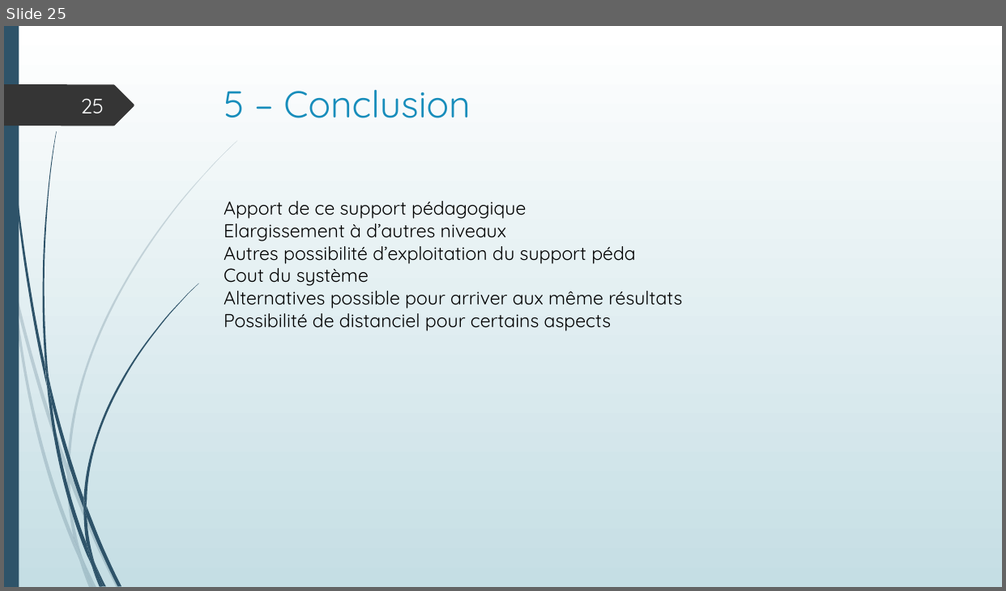
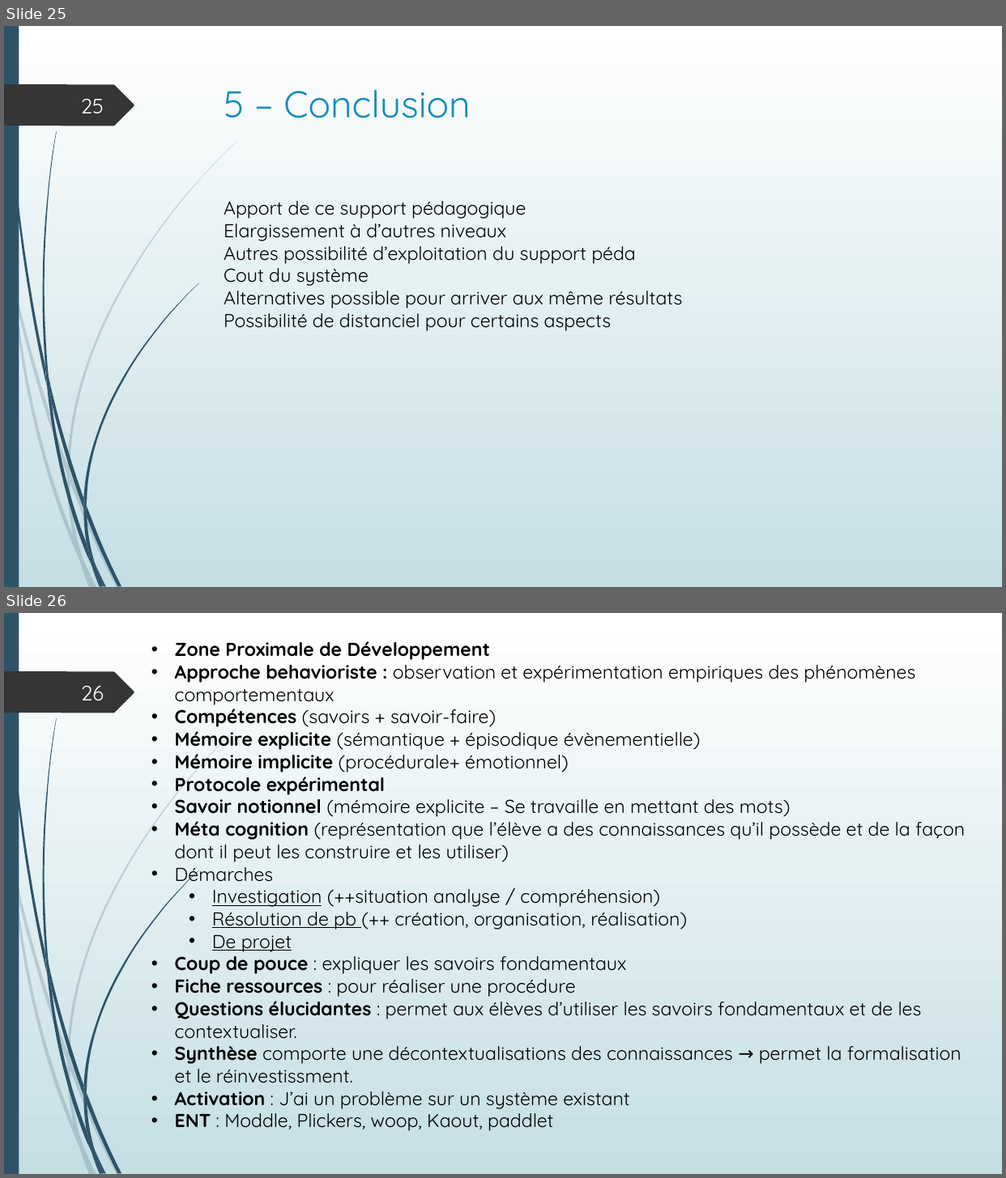
Before and after one commit to SdeuxiModeles/Modeles, a slide deck: N1.pptx. Shown one above the other, each under a label of ours: slide 25 before the commit, slides 25 and 26 after it. The pictures are 1006x591 and 1006x1178 pixels, drawn with LibreOffice and Linux fonts; fonts in the diff are those of the drawing. Boxes give left, top, right and bottom in pixels: in the first picture for what was removed or moved away, otherwise in the second. Text is boxed around its words. In the diff, an @@ line names an element or a change of style, - is before the commit and + after.

Commit message:
Fix

```diff
--- a/N1.pptx
+++ b/N1.pptx
@@ slide 26 added at (4,613,1002,1174), background gradient #FFFFFF to #C5DEE5; not listed: 24 template elements that a slide beside it also shows @@
@@ text added at (175,641,965,1131), 18 pt, text #000000 @@
+• Zone Proximale de Développement
+• Approche behavioriste : observation et expérimentation empiriques des phénomènes comportementaux
+• Compétences (savoirs + savoir-faire)
+• Mémoire explicite (sémantique + épisodique évènementielle)
+• Mémoire implicite (procédurale+ émotionnel)
+• Protocole expérimental
+• Savoir notionnel (mémoire explicite – Se travaille en mettant des mots)
+• Méta cognition (représentation que l’élève a des connaissances qu’il possède et de la façon dont il peut les construire et les utiliser)
+• Démarches
+  • Investigation (++situation analyse / compréhension)
+  • Résolution de pb (++ création, organisation, réalisation)
+  • De projet
+• Coup de pouce : expliquer les savoirs fondamentaux
+• Fiche ressources : pour réaliser une procédure
+• Questions élucidantes : permet aux élèves d’utiliser les savoirs fondamentaux et de les contextualiser.
+• Synthèse comporte une décontextualisations des connaissances → permet la formalisation et le réinvestissment.
+• Activation : J’ai un problème sur un système existant
+• ENT : Moddle, Plickers, woop, Kaout, paddlet
@@ page number added at (81,685,104,701), 20 pt, text #FEFFFF @@
+26
```
